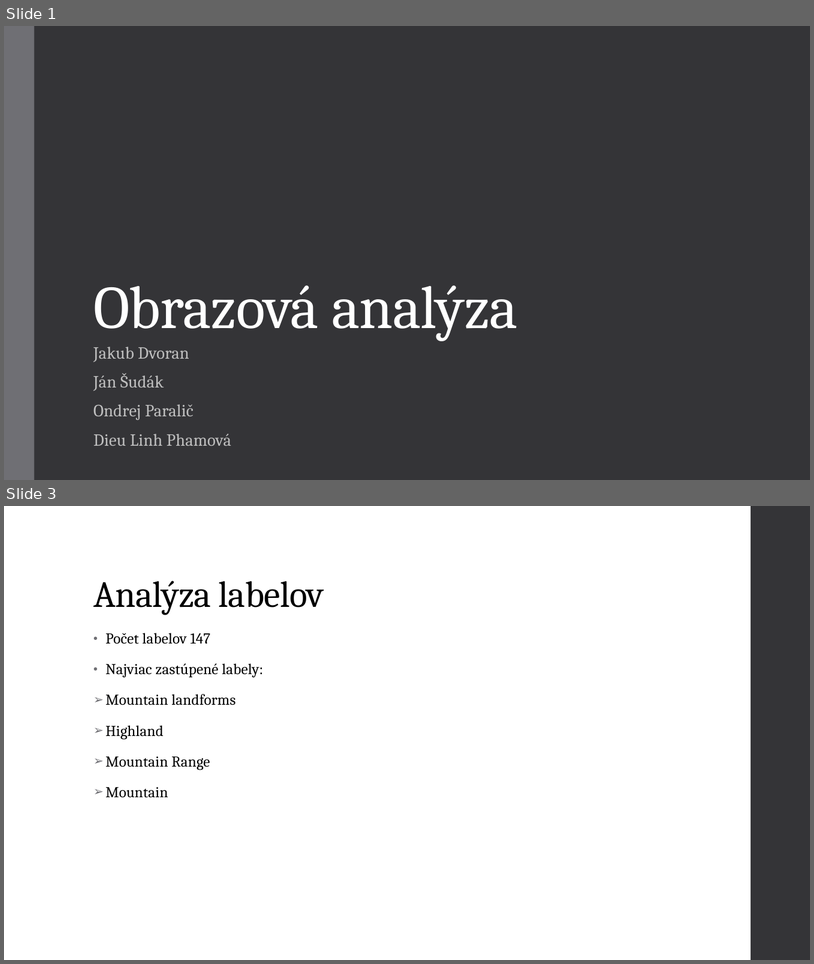
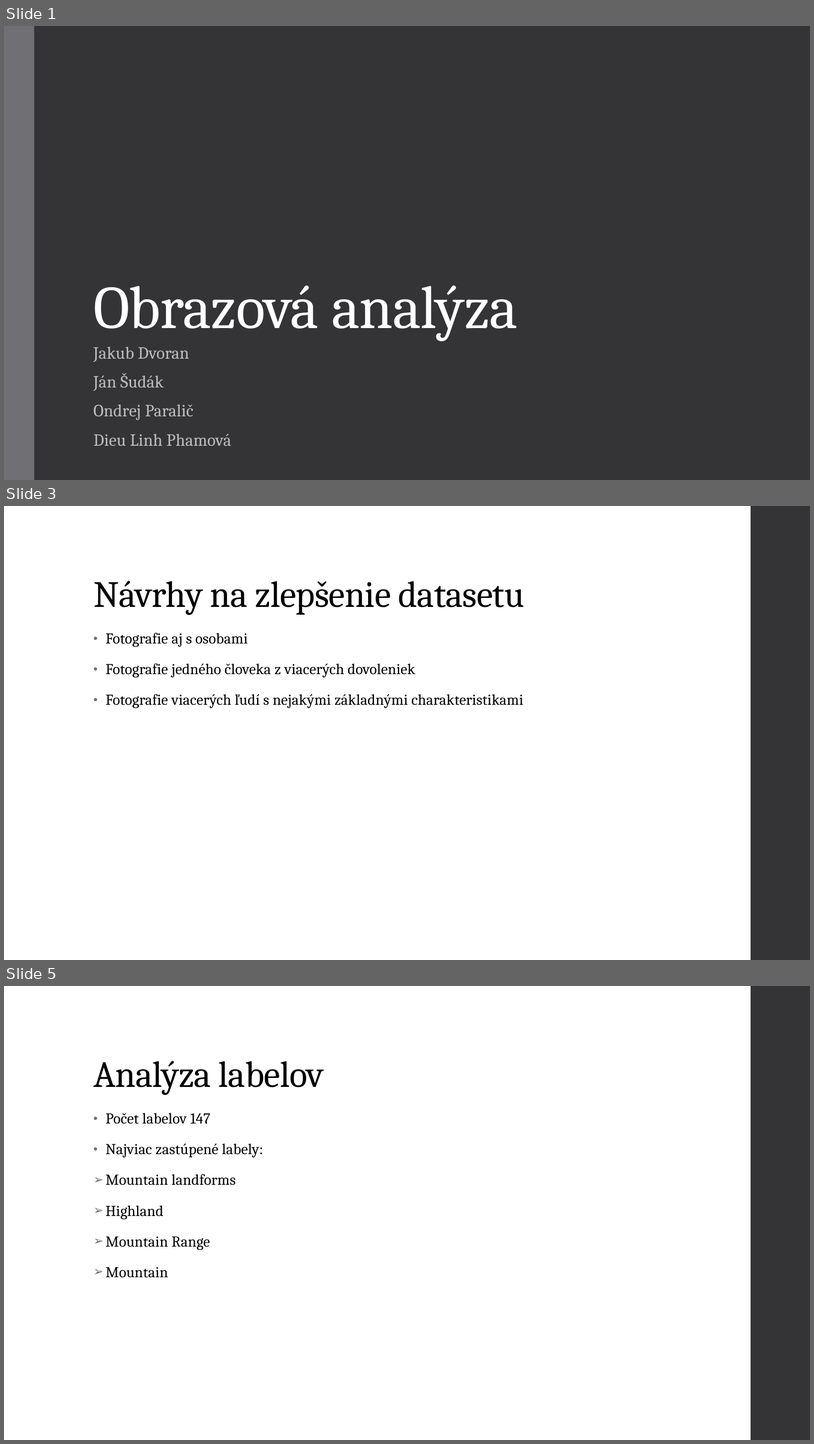
Before and after one commit to Ondrej415/Text-analysis, a slide deck: Obrazová analýza.pptx. Shown one above the other, each under a label of ours: slides 1 and 3 before the commit, slides 1, 3 and 5 after it; the slides between them are not shown. The pictures are 814x964 and 814x1444 pixels, drawn with LibreOffice and Linux fonts; fonts in the diff are those of the drawing. Boxes give left, top, right and bottom in pixels: in the first picture for what was removed or moved away, otherwise in the second. Text is boxed around its words. In the diff, an @@ line names an element or a change of style, - is before the commit and + after.

```diff
--- a/Obrazová analýza.pptx
+++ b/Obrazová analýza.pptx
@@ slide 3 added at bbox=[4, 506, 810, 960], background #FFFFFF; not listed: 1 template element that a slide beside it also shows @@
@@ title added at bbox=[93, 580, 525, 615], 44 pt, text #000000 @@
+Návrhy na zlepšenie datasetu
@@ text added at bbox=[105, 633, 524, 708], 18 pt, text #000000 @@
+• Fotografie aj s osobami
+• Fotografie jedného človeka z viacerých dovoleniek
+• Fotografie viacerých ľudí s nejakými základnými charakteristikami
@@ what was slide 3 is now slide 5 @@
```
Also in this commit, not shown: 1 slide changed, 1 other slide added.
